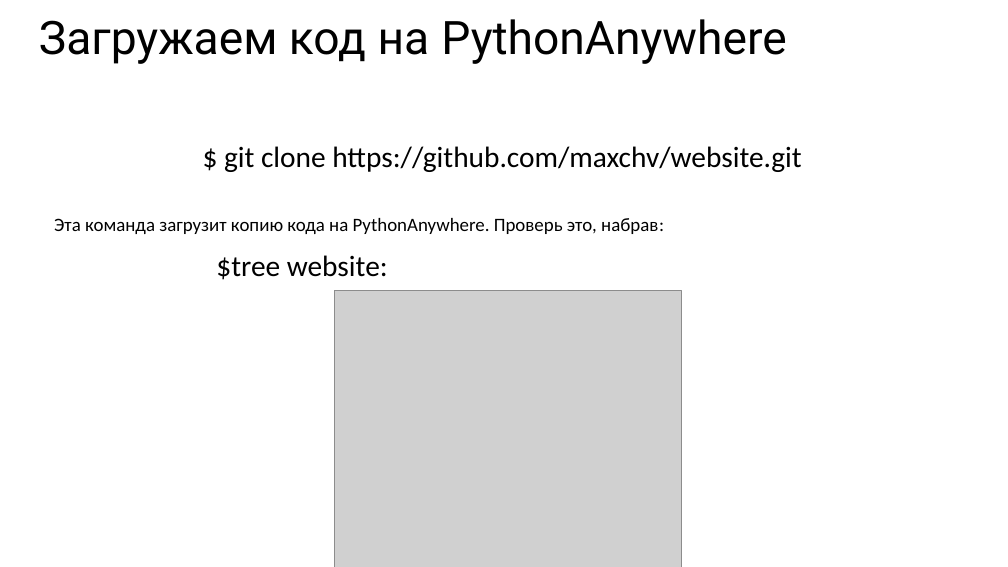
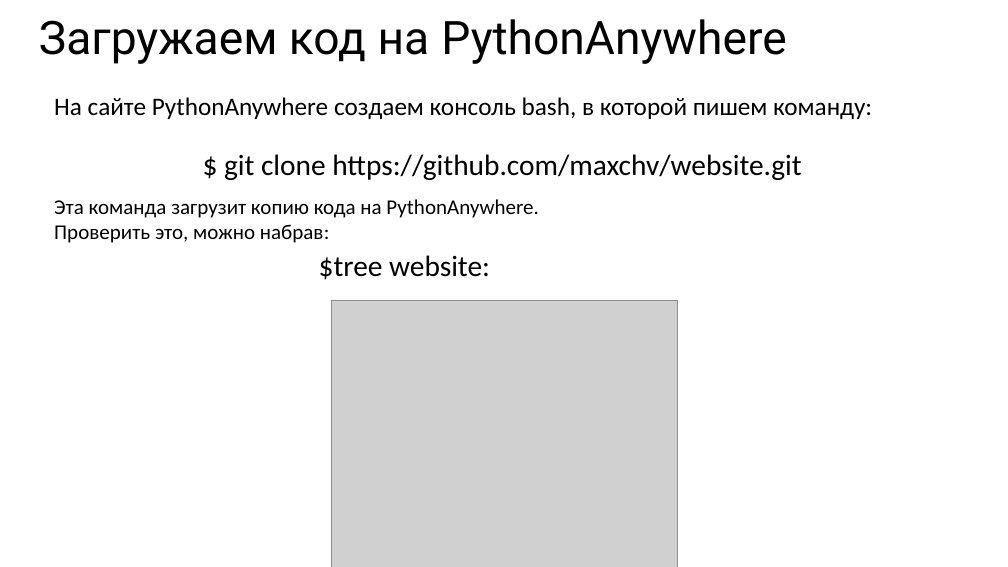
Before and after one commit to maxchv/LearnPython, a slide deck: slide 2 of week15/deploy.pptx. Drawn at 1008x567 pixels with LibreOffice and Linux fonts; fonts in the diff are those of the drawing; grey boxes stand for pictures. Boxes give left, top, right and bottom in pixels: in the first picture for what was removed or moved away, otherwise in the second. Text is boxed around its words. In the diff, an @@ line names an element or a change of style, - is before the commit and + after.

```diff
--- a/week15/deploy.pptx
+++ b/week15/deploy.pptx
@@ text added at (54, 97, 872, 119), 24 pt, text #000000 @@
+На сайте PythonAnywhere создаем консоль bash, в которой пишем команду:
@@ text "$ git clone https://github.com/maxchv/website.git": place and size @@
-text "$ git clone https://github.com/maxchv/website.git" at (224, 146, 801, 172)
+text "$ git clone https://github.com/maxchv/website.git" at (224, 154, 801, 180)
@@ text at (54, 199, 539, 243): text changed; size 18 to 20 pt @@
-Эта команда загрузит копию кода на PythonAnywhere. Проверь это, набрав:
+Эта команда загрузит копию кода на PythonAnywhere.
+Проверить это, можно набрав:
@@ text "$tree website:": place and size @@
-text "$tree website:" at (216, 255, 388, 280)
+text "$tree website:" at (319, 255, 490, 280)
@@ picture: place and size @@
-picture at (335, 290, 681, 567)
+picture at (331, 301, 678, 567)
```
Also in this commit, not shown: 6 other slides changed.
